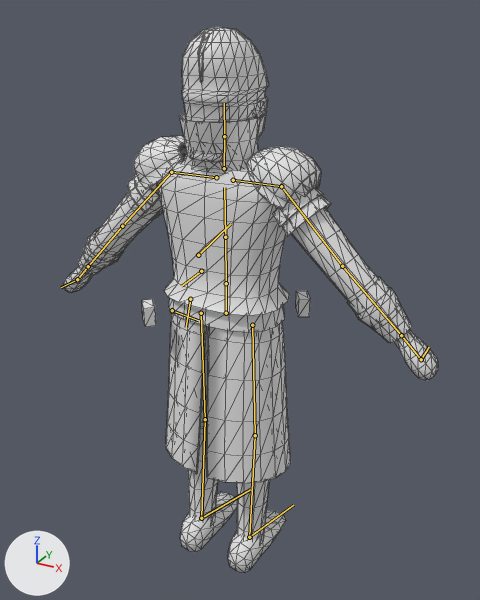
An edit to the glTF model models/characters/agent.glb, drawn before and after from the same camera.
Before and after are seen from a 50 mm camera at (0.994, -1.714, 1.889) aimed at (-0.001, 0.095, 0.984). Arrows for +X, +Y and +Z are at lower left; the lights stay in place. The first picture is the older version. The bones that bend it are drawn over the model as lines. Mesh edges are drawn as thin lines.

In view in the first picture: 'Body', 'Coat', 'Trim'.
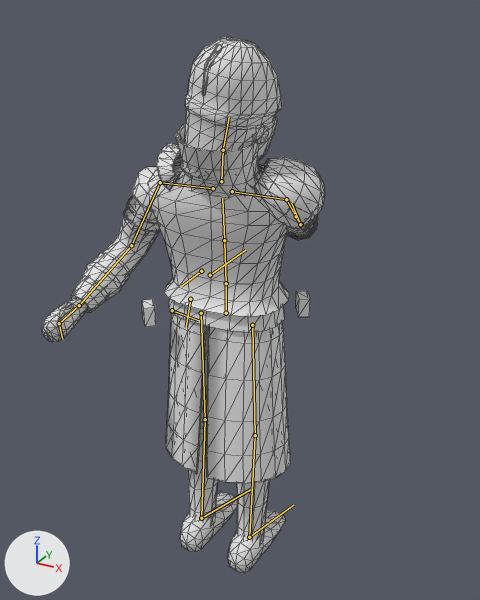
The newer file adds an action. The first version stands in its rest pose; the second is drawn at frame 14 of the action 'dragged_loop'.

Pixel boxes (x1, y1, x2, y2) of what changed, in the pictures (480 x 600 px):
```json
{"object": "Body", "change": "posed", "before": [64, 27, 438, 573], "after": [42, 37, 325, 573], "on screen": "24% narrower"}
{"object": "Coat", "change": "posed", "before": [88, 155, 387, 483], "after": [103, 161, 314, 483], "on screen": "29% narrower"}
{"object": "Trim", "change": "posed", "before": [88, 114, 389, 315], "after": [92, 124, 316, 287], "on screen": "25% narrower, 19% shorter"}
{"bone": "Spine", "before": "(226, 283) to (225, 237)", "after": "(226, 283) to (224, 240)"}
{"bone": "Chest", "before": "(225, 237) to (224, 187)", "after": "(224, 240) to (222, 198)"}
{"bone": "Neck", "before": "(224, 168) to (224, 136)", "after": "(221, 181) to (223, 150)"}
{"bone": "Head", "before": "(224, 136) to (224, 103)", "after": "(223, 150) to (229, 117)"}
{"bone": "UpperArm_L", "before": "(171, 172) to (122, 226)", "after": "(160, 182) to (131, 245)"}
{"bone": "LowerArm_L", "before": "(122, 226) to (88, 266)", "after": "(131, 245) to (79, 305)"}
{"bone": "Hand_L", "before": "(88, 266) to (77, 279)", "after": "(79, 305) to (59, 323)"}
{"bone": "UpperArm_R", "before": "(281, 186) to (342, 266)", "after": "(286, 199) to (296, 216)"}
{"bone": "LowerArm_R", "before": "(342, 266) to (401, 335)", "after": "(296, 216) to (301, 224)"}
{"bone": "Hand_R", "before": "(401, 335) to (421, 359)", "after": "(301, 224) to (300, 224)"}
```

The change, as JSON lines over the scene's bpy script:
```json
{"block": "bone_spine", "where": "bone_spine = bpy.data.objects['Armature'].pose.bones['Spine']  # child of 'Hips'"}
{"op": "set", "path": "bone_spine.rotation_quaternion", "old": "(1.0, 0.0, 0.0, 0.0)", "new": "(0.993, -0.087, 0.067, 0.032)", "note": "degrees (0, 0, 0) -> degrees (-10, 8, 3)"}
{"block": "bone_chest", "where": "bone_chest = bpy.data.objects['Armature'].pose.bones['Chest']  # child of 'Spine'"}
{"op": "set", "path": "bone_chest.rotation_quaternion", "old": "(1.0, 0.0, 0.0, 0.0)", "new": "(0.996, -0.066, 0.051, 0.022)", "note": "degrees (0, 0, 0) -> degrees (-7, 6, 2)"}
{"block": "bone_neck", "where": "bone_neck = bpy.data.objects['Armature'].pose.bones['Neck']  # child of 'Chest'"}
{"op": "set", "path": "bone_neck.rotation_quaternion", "old": "(1.0, 0.0, 0.0, 0.0)", "new": "(0.994, 0.052, -0.096, 0.01)", "note": "degrees (0, 0, 0) -> degrees (6, -11, 1)"}
{"block": "bone_head", "where": "bone_head = bpy.data.objects['Armature'].pose.bones['Head']  # child of 'Neck'"}
{"op": "set", "path": "bone_head.rotation_quaternion", "old": "(1.0, 0.0, 0.0, 0.0)", "new": "(0.987, 0.082, -0.128, 0.046)", "note": "degrees (0, 0, 0) -> degrees (9, -15, 4)"}
{"block": "bone_upperarm_l", "where": "bone_upperarm_l = bpy.data.objects['Armature'].pose.bones['UpperArm_L']  # child of 'Shoulder_L'"}
{"op": "set", "path": "bone_upperarm_l.rotation_quaternion", "old": "(1.0, 0.0, 0.0, 0.0)", "new": "(0.102, -0.163, -0.981, -0.038)", "note": "degrees (0, 0, 0) -> degrees (-2, -168, -19)"}
{"block": "bone_lowerarm_l", "where": "bone_lowerarm_l = bpy.data.objects['Armature'].pose.bones['LowerArm_L']  # child of 'UpperArm_L'"}
{"op": "set", "path": "bone_lowerarm_l.rotation_quaternion", "old": "(1.0, 0.0, 0.0, 0.0)", "new": "(0.865, 0.502, 0.0, 0.0)", "note": "degrees (0, 0, 0) -> degrees (60, 0, 0)"}
{"block": "bone_hand_l", "where": "bone_hand_l = bpy.data.objects['Armature'].pose.bones['Hand_L']  # child of 'LowerArm_L'"}
{"op": "set", "path": "bone_hand_l.rotation_quaternion", "old": "(1.0, 0.0, 0.0, 0.0)", "new": "(0.985, 0.12, 0.126, -0.008)", "note": "degrees (0, 0, 0) -> degrees (14, 14, 1)"}
{"block": "bone_upperarm_r", "where": "bone_upperarm_r = bpy.data.objects['Armature'].pose.bones['UpperArm_R']  # child of 'Shoulder_R'"}
{"op": "set", "path": "bone_upperarm_r.rotation_quaternion", "old": "(1.0, 0.0, 0.0, 0.0)", "new": "(0.84, 0.474, -0.152, 0.215)", "note": "degrees (0, 0, 0) -> degrees (55, -27, 14)"}
{"block": "bone_lowerarm_r", "where": "bone_lowerarm_r = bpy.data.objects['Armature'].pose.bones['LowerArm_R']  # child of 'UpperArm_R'"}
{"op": "set", "path": "bone_lowerarm_r.rotation_quaternion", "old": "(1.0, 0.0, 0.0, 0.0)", "new": "(1.0, -0.013, 0.0, 0.0)", "note": "degrees (0, 0, 0) -> degrees (-2, 0, 0)"}
{"block": "bone_hand_r", "where": "bone_hand_r = bpy.data.objects['Armature'].pose.bones['Hand_R']  # child of 'LowerArm_R'"}
{"op": "set", "path": "bone_hand_r.rotation_quaternion", "old": "(1.0, 0.0, 0.0, 0.0)", "new": "(0.996, 0.063, 0.06, -0.004)", "note": "degrees (0, 0, 0) -> degrees (7, 7, 0)"}
```
